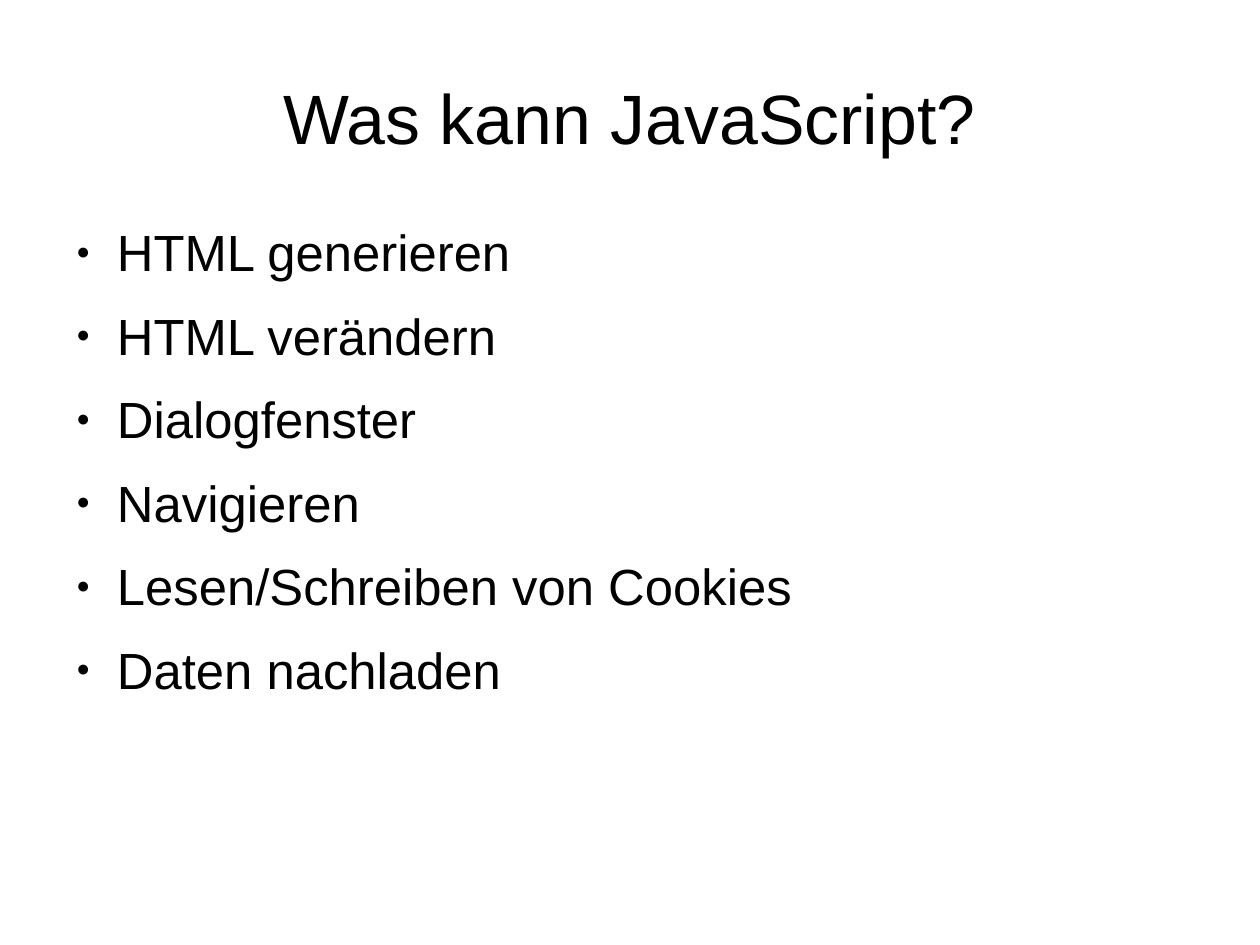
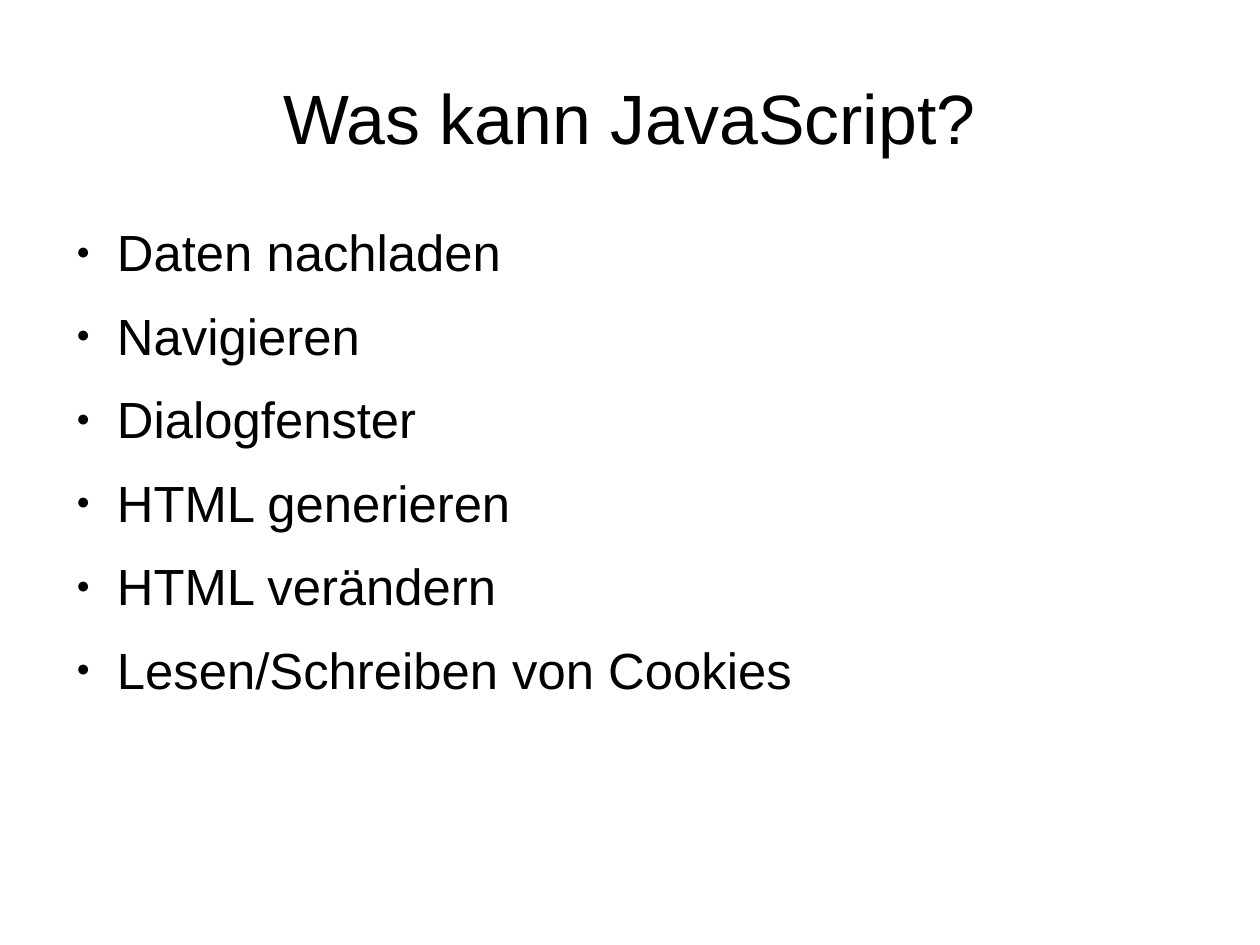
Before and after one commit to JoschaHemlep/javascript-talk, a slide deck: slide 4 of presentation/JavaScript.odp. Drawn at 1260x945 pixels with LibreOffice and Linux fonts; fonts in the diff are those of the drawing. Boxes give left, top, right and bottom in pixels: in the first picture for what was removed or moved away, otherwise in the second. Text is boxed around its words. In the diff, an @@ line names an element or a change of style, - is before the commit and + after.

```diff
--- a/presentation/JavaScript.odp
+++ b/presentation/JavaScript.odp
@@ text at (x1=117, y1=234, x2=501, y2=449): paragraphs added @@
+● Daten nachladen
+● Navigieren
+● Dialogfenster
@@ text at (x1=117, y1=401, x2=416, y2=532): paragraphs removed @@
-● Dialogfenster
-● Navigieren
@@ text at (x1=117, y1=652, x2=501, y2=690): paragraph removed @@
-● Daten nachladen
```
Also in this commit, not shown: 1 other slide changed, 1 slide added, 13 other files.
